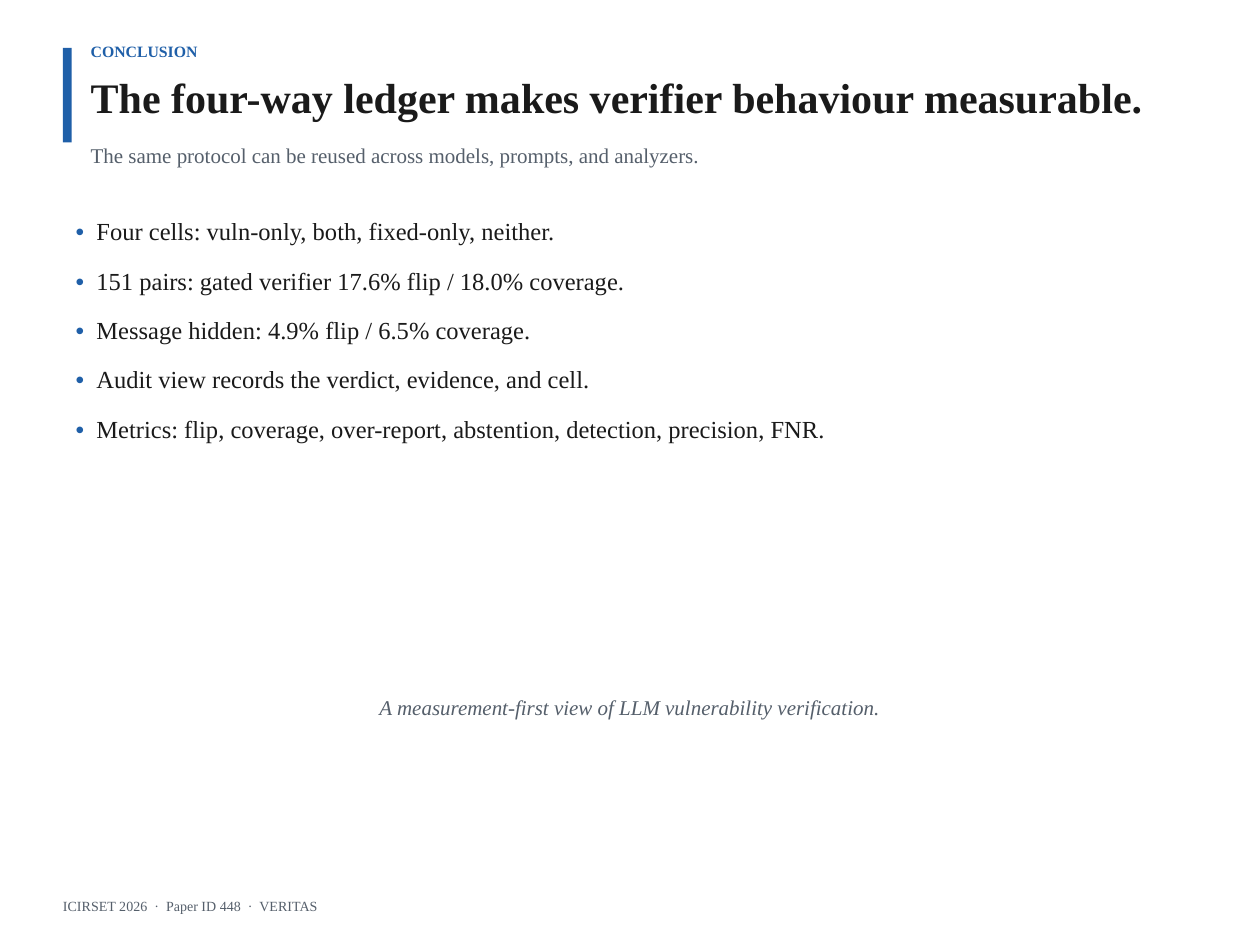
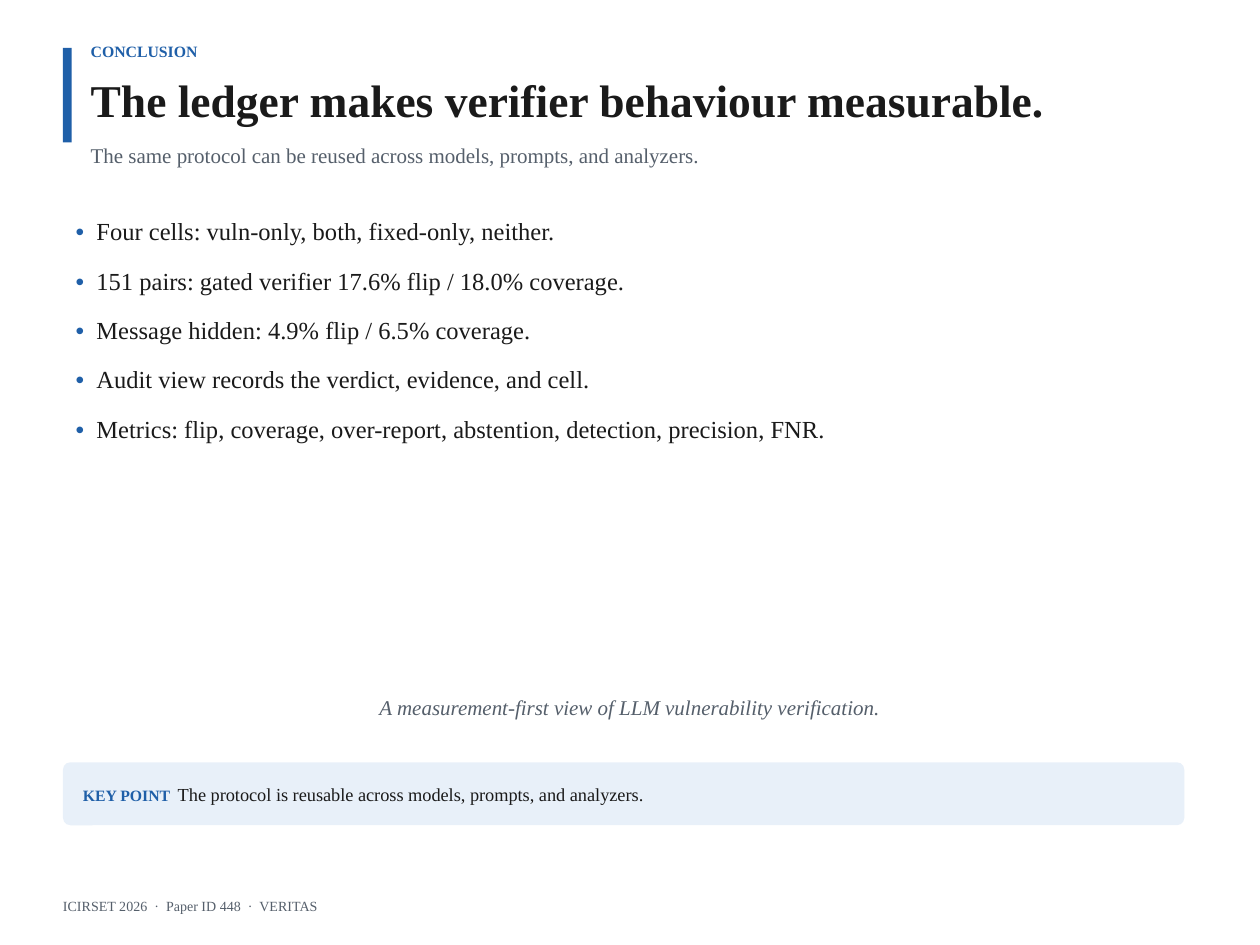
Before and after one commit to AmonWasHere/Proto, a slide deck: slide 19 of paper/ICIRSET-26_VERITAS_Presentation.pptx. Drawn at 1260x945 pixels with LibreOffice and Linux fonts; fonts in the diff are those of the drawing. Boxes give left, top, right and bottom in pixels: in the first picture for what was removed or moved away, otherwise in the second. Text is boxed around its words. In the diff, an @@ line names an element or a change of style, - is before the commit and + after.

Commit message:
Enlarge slide headings and add key-point support text

```diff
--- a/paper/ICIRSET-26_VERITAS_Presentation.pptx
+++ b/paper/ICIRSET-26_VERITAS_Presentation.pptx
@@ text at bbox=[91, 85, 1043, 126]: text changed; size 24 to 26 pt @@
-The four-way ledger makes verifier behaviour measurable.
+The ledger makes verifier behaviour measurable.
@@ rounded rectangle added at bbox=[63, 762, 1184, 825], fill #E8F0F9, 10.5 pt, text #1A1A1A @@
+KEY POINT The protocol is reusable across models, prompts, and analyzers.
```
Also in this commit, not shown: 15 other slides changed, 1 other file.
